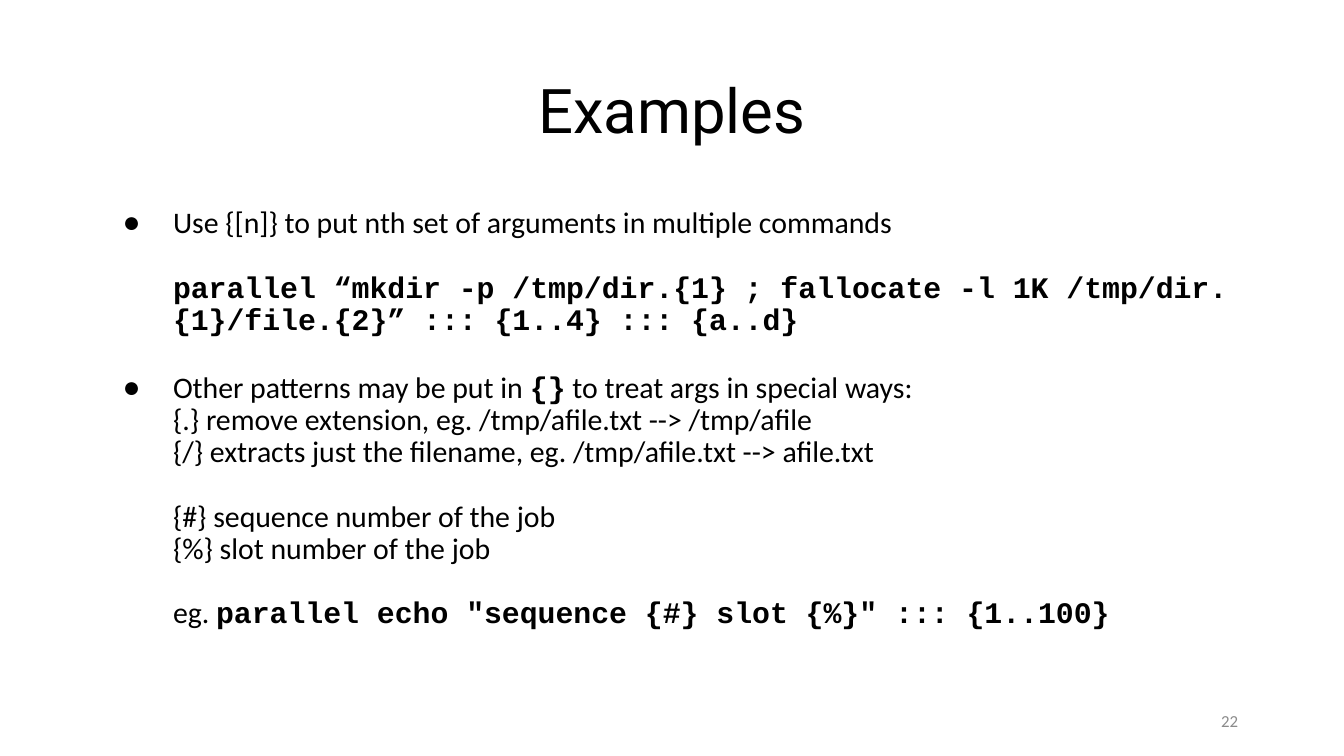
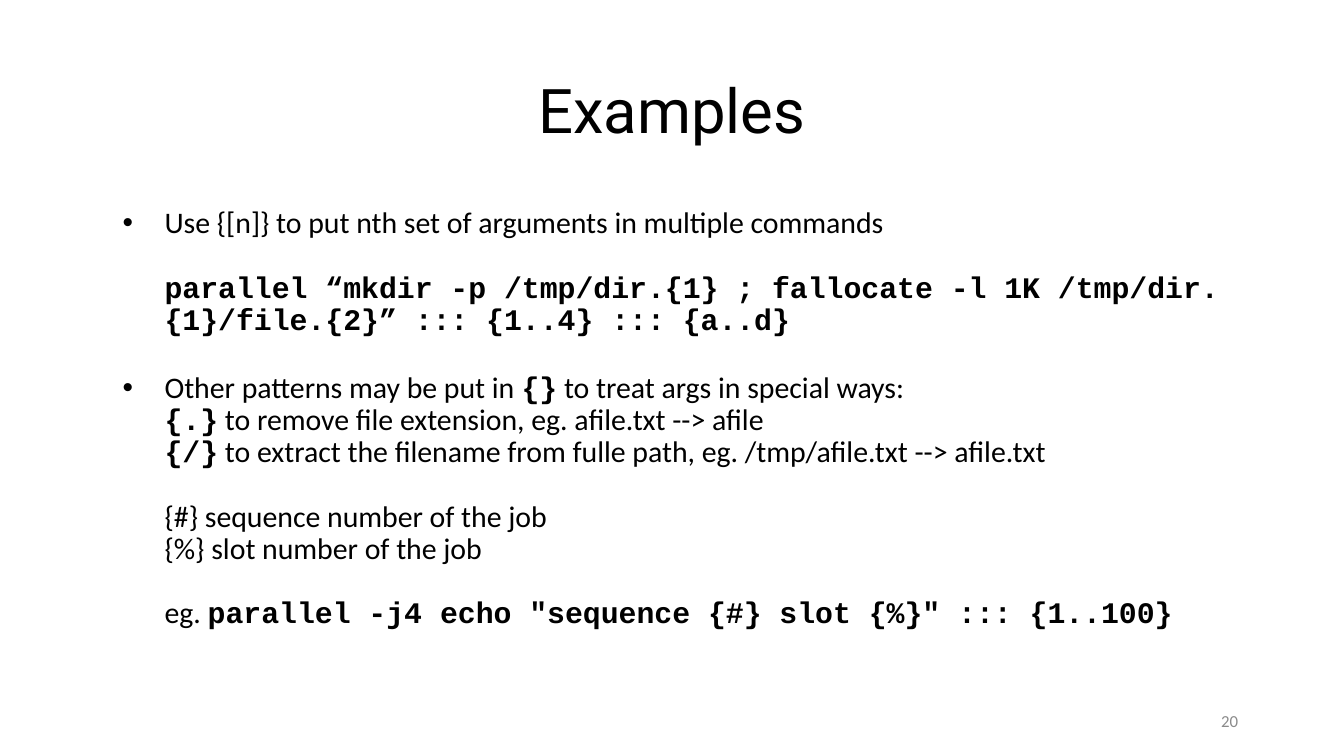
Before and after one commit to ketancmaheshwari/pearc24tut, a slide deck: slide 20 of gnu-parallel-tutorial.pptx (slide 22 before the commit). Drawn at 1344x756 pixels with LibreOffice and Linux fonts; fonts in the diff are those of the drawing. Boxes give left, top, right and bottom in pixels: in the first picture for what was removed or moved away, otherwise in the second. Text is boxed around its words. In the diff, an @@ line names an element or a change of style, - is before the commit and + after.

```diff
--- a/gnu-parallel-tutorial.pptx
+++ b/gnu-parallel-tutorial.pptx
@@ text at <box>165,211,1219,337</box>: bullet ● to • @@
@@ text at <box>165,377,1173,630</box>: text changed @@
-● Other patterns may be put in {} to treat args in special ways:
-  {.} remove extension, eg. /tmp/afile.txt --> /tmp/afile
-  {/} extracts just the filename, eg. /tmp/afile.txt --> afile.txt
-  {#} sequence number of the job
-  {%} slot number of the job
-  eg. parallel echo "sequence {#} slot {%}" ::: {1..100}
+• Other patterns may be put in {} to treat args in special ways:
+  {.} to remove file extension, eg. afile.txt --> afile
+  {/} to extract the filename from fulle path, eg. /tmp/afile.txt --> afile.txt
+  {#} sequence number of the job
+  {%} slot number of the job
+  eg. parallel -j4 echo "sequence {#} slot {%}" ::: {1..100}
@@ page number at <box>1221,716,1238,727</box>: text changed @@
-22
+20
```
Also in this commit, not shown: 18 other slides changed, 5 slides added, 2 slides removed, 6 other files.
